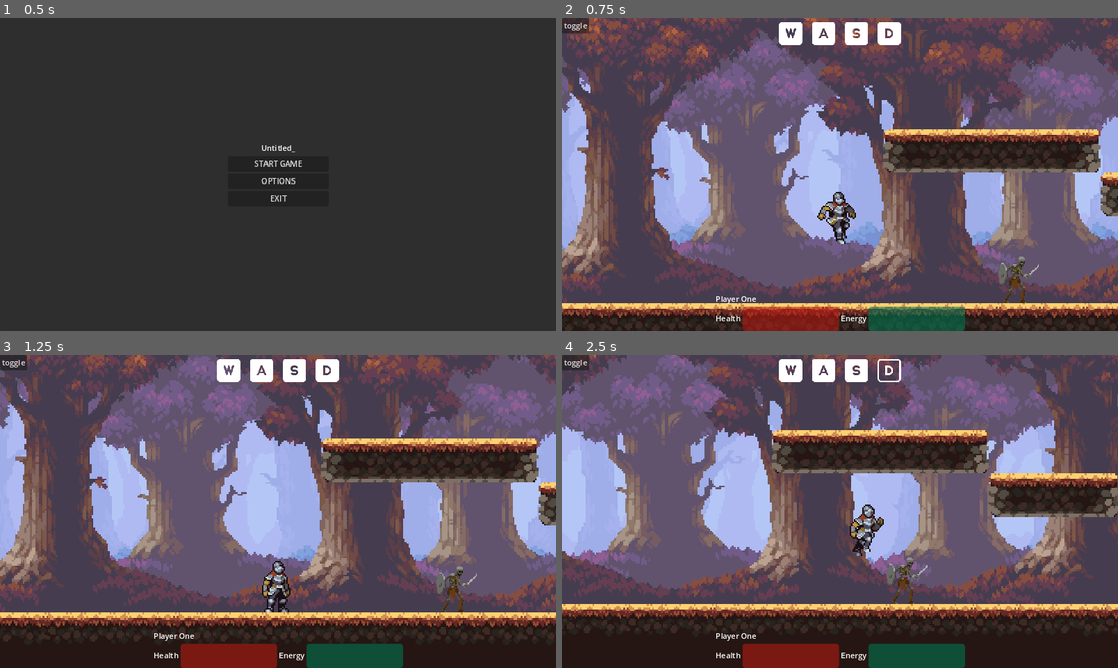
Above: before the commit, frames 1-4 (two rows, left to right).
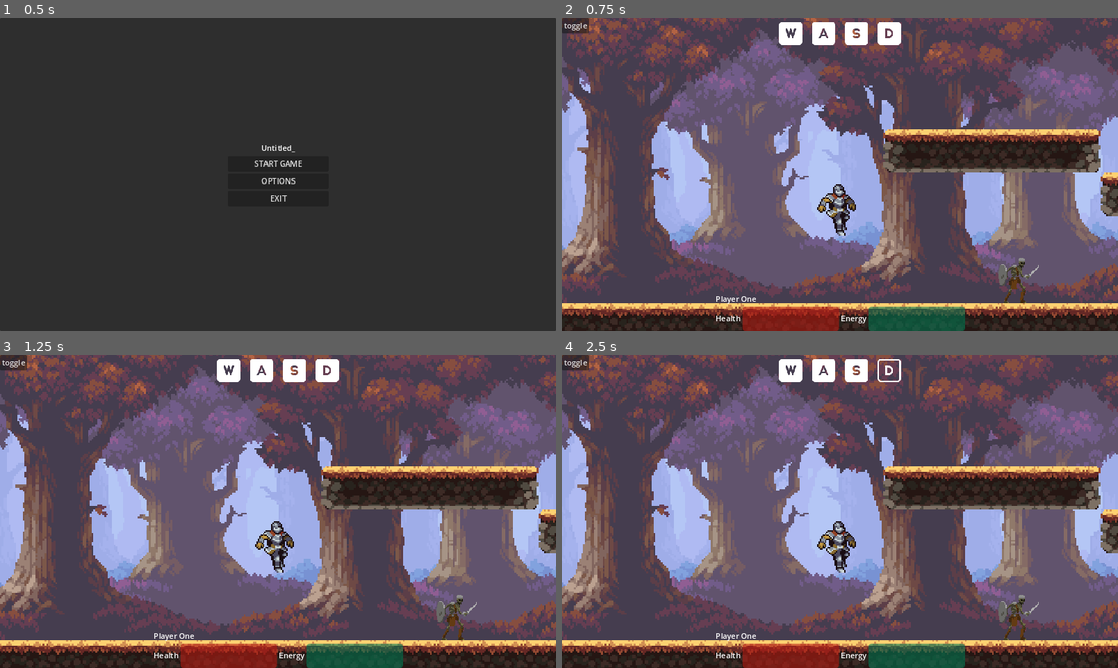
Above: after the commit, the same moments.

Repository: Unequipped/Untitled-Platformer
Game: Godot game, scene res://Scenes/Game/game.tscn
Same seed, same stepped clock (60 frames per second), same inputs: the game is played once before the commit and once after it.
Inputs:
- Up to frame 1 (0.5 s): no input
- Up to frame 2 (0.75 s): click "START GAME" at 0.5 s
- Up to frame 3 (1.25 s): no input
- Up to frame 4 (2.5 s): hold G (attack) 1.28-2.03 s; hold D (right) from 1.28 s (still down); tap W (up) at 1.52, 1.82, 2.27, 2.3 s; tap H (roll) at 1.55, 2.1 s

Frame 1 is identical in both runs. In frame 2, 0.8% of the frame differs, in the area x 45-86%, y 53-87%; in frame 3, 56%; in frame 4, 83%, in the area x 0-100%, y 0-96%.
Error before the commit: Invalid access to property or key 'current_animation' on a base object of type 'Nil'. (res://Scenes/Entities/enemies/enemy.gd:35)
Error after the commit: Parse Error: The member "input_manager" already exists in parent class Movement. (res://Scenes/Entities/player/player_movement.gd:4)

Commit message:
rewriting & restruturing code

Diff:
--- a/Scenes/Entities/Scripts/movement_manager.gd
+++ b/Scenes/Entities/Scripts/movement_manager.gd
@@ -19,7 +19,7 @@
 var current_vel: Vector2
 var x_vel: float
 var attacking: bool = false
-static var rolling: bool = false
+static var movable: bool = false
 
 
 func _ready():
@@ -63,5 +63,5 @@
 
 func _physics_process(delta):
 	apply_gravity()
-	if !rolling:
+	if !movable:
 		apply_movement()
--- /dev/null
+++ b/Scenes/Entities/enemies/AI.gd
@@ -0,0 +1,11 @@
+class_name AI extends Node
+
+
+# Called when the node enters the scene tree for the first time.
+func _ready():
+	pass # Replace with function body.
+
+
+# Called every frame. 'delta' is the elapsed time since the previous frame.
+func _process(delta):
+	pass
--- a/Scenes/Entities/enemies/enemy.gd
+++ b/Scenes/Entities/enemies/enemy.gd
@@ -7,7 +7,7 @@
 
 @onready var physics_collision_shape: CollisionShape2D = $physics_collision_shape
 
-@export var animator:AnimationPlayer #: AnimatedSprite2D
+@export var animator: AnimatedSprite2D
 @export var hp_comp: health_component
 @export var dmg_box: Area2D
 
@@ -32,7 +32,7 @@
 # We need an entity class that has this function instead of just copying it
 func animate(animation: String = "", anim_to_check: String = "", reverse:bool = false): ## Animates & returns if animation is playing
 	if animation:
-		if !(animator.current_animation == anim_to_check and animator.is_playing() and anim_to_check != ""):
+		if !(animator.animation == anim_to_check and animator.is_playing() and anim_to_check != ""):
 			if !reverse:
 				animator.play(animation)
 			else:
--- a/Scenes/Entities/enemies/enemy.tscn
+++ b/Scenes/Entities/enemies/enemy.tscn
@@ -1,12 +1,15 @@
-[gd_scene load_steps=27 format=3 uid="uid://cqdkc4ub70ada"]
+[gd_scene load_steps=34 format=3 uid="uid://cqdkc4ub70ada"]
 
 [ext_resource type="Script" path="res://Scenes/Entities/enemies/enemy.gd" id="1_12lrf"]
 [ext_resource type="Texture2D" uid="uid://dekqwryt7nxoi" path="res://Assets/Enemies/Skeleton/Attack.png" id="2_2yea0"]
 [ext_resource type="PackedScene" uid="uid://bvc20mqmyjoyq" path="res://Scenes/Entities/components/hitbox_component.tscn" id="3_5msxc"]
+[ext_resource type="Texture2D" uid="uid://bo4k8dbcbs0or" path="res://Assets/Enemies/Skeleton/Take Hit.png" id="3_t2q5v"]
 [ext_resource type="Texture2D" uid="uid://cyku2suy0v0o7" path="res://Assets/Enemies/Skeleton/Idle.png" id="3_x2idf"]
 [ext_resource type="Texture2D" uid="uid://w0uuevixov52" path="res://Assets/Enemies/Skeleton/Walk.png" id="4_iumki"]
 [ext_resource type="Script" path="res://Scenes/Entities/components/health_component.gd" id="4_qwyhb"]
 [ext_resource type="Script" path="res://Scripts/state_machine.gd" id="7_7xtx1"]
+[ext_resource type="Script" path="res://Scenes/Entities/enemies/AI.gd" id="8_2nx4y"]
+[ext_resource type="Script" path="res://Scenes/Entities/Scripts/movement_manager.gd" id="8_ra6a6"]
 
 [sub_resource type="AtlasTexture" id="AtlasTexture_ro6lj"]
 atlas = ExtResource("2_2yea0")
@@ -39,6 +42,22 @@
 [sub_resource type="AtlasTexture" id="AtlasTexture_7jeug"]
 atlas = ExtResource("2_2yea0")
 region = Rect2(1050, 0, 150, 150)
+
+[sub_resource type="AtlasTexture" id="AtlasTexture_37l6p"]
+atlas = ExtResource("3_t2q5v")
+region = Rect2(0, 0, 150, 150)
+
+[sub_resource type="AtlasTexture" id="AtlasTexture_hirlw"]
+atlas = ExtResource("3_t2q5v")
+region = Rect2(150, 0, 150, 150)
+
+[sub_resource type="AtlasTexture" id="AtlasTexture_m02ht"]
+atlas = ExtResource("3_t2q5v")
+region = Rect2(300, 0, 150, 150)
+
+[sub_resource type="AtlasTexture" id="AtlasTexture_hhluf"]
+atlas = ExtResource("3_t2q5v")
+region = Rect2(450, 0, 150, 150)
 
 [sub_resource type="AtlasTexture" id="AtlasTexture_dl0pk"]
 atlas = ExtResource("3_x2idf")
@@ -101,6 +120,23 @@
 }],
 "loop": true,
 "name": &"attack",
+"speed": 12.0
+}, {
+"frames": [{
+"duration": 1.0,
+"texture": SubResource("AtlasTexture_37l6p")
+}, {
+"duration": 1.0,
+"texture": SubResource("AtlasTexture_hirlw")
+}, {
+"duration": 1.0,
+"texture": SubResource("AtlasTexture_m02ht")
+}, {
+"duration": 1.0,
+"texture": SubResource("AtlasTexture_hhluf")
+}],
+"loop": false,
+"name": &"hurt",
 "speed": 12.0
 }, {
 "frames": [{
@@ -145,10 +181,11 @@
 radius = 4.0
 height = 18.0
 
-[node name="enemy" type="CharacterBody2D" node_paths=PackedStringArray("hp_comp", "dmg_box") groups=["enemies"]]
+[node name="enemy" type="CharacterBody2D" node_paths=PackedStringArray("animator", "hp_comp", "dmg_box") groups=["enemies"]]
 collision_layer = 8
 collision_mask = 4
 script = ExtResource("1_12lrf")
+animator = NodePath("AnimatedSprite2D")
 hp_comp = NodePath("health")
 dmg_box = NodePath("hitbox_component")
 
@@ -156,8 +193,7 @@
 position = Vector2(-1, 0)
 scale = Vector2(0.5, 0.5)
 sprite_frames = SubResource("SpriteFrames_jdgeh")
-animation = &"idle"
-frame_progress = 0.662929
+animation = &"hurt"
 
 [node name="physics_collision_shape" type="CollisionShape2D" parent="."]
 position = Vector2(0, -0.5)
@@ -176,6 +212,20 @@
 [node name="health" type="Node" parent="."]
 script = ExtResource("4_qwyhb")
 
+[node name="AI" type="Node" parent="."]
+script = ExtResource("8_2nx4y")
+
+[node name="movement" type="Node" parent="." node_paths=PackedStringArray("actor", "input_manager")]
+script = ExtResource("8_ra6a6")
+actor = NodePath("..")
+input_manager = NodePath("../AI")
+MAX_SPEED = null
+y_accel = null
+y_max = null
+x_accel = null
+x_decel = null
+x_decel_air = null
+
 [node name="state_machine" type="Node" parent="."]
 script = ExtResource("7_7xtx1")
 
--- /dev/null
+++ b/Scenes/Entities/enemies/enemy_movement.gd
@@ -0,0 +1,3 @@
+class_name EnemyMovement extends Movement
+
+@export var input_manager: AI
--- a/Scenes/Entities/player/States/fall.gd
+++ b/Scenes/Entities/player/States/fall.gd
@@ -3,8 +3,8 @@
 @export var actor: CharacterBody2D
 
 func enter(previous_state_path: String = "", data := {}):
-	if previous_state_path == "jump": #intended for some roll over instead of abrupt
-		actor.velocity.y = -45
+	if previous_state_path == "jump": # intended for some roll over instead of abrupt
+		actor.velocity.y = -45 # hard-coded approach - will need to change in future
 
 func exit():
 	pass
--- a/Scenes/Entities/player/States/roll.gd
+++ b/Scenes/Entities/player/States/roll.gd
@@ -6,13 +6,13 @@
 
 func enter(previous_state_path: String = "", data := {}):
 	actor.animate(str(name))
-	Movement.rolling = true
+	Movement.movable = true
 	actor.velocity.x = actor.sprite_pivot.scale.x * roll_speed
 	actor.hitbox_comp.monitoring = false
 
 func exit():
 	actor.roll_cd = 0
-	Movement.rolling = false
+	Movement.movable = false
 	actor.hitbox_comp.monitoring = true
 
 func update(delta):
--- a/Scenes/Entities/player/player.tscn
+++ b/Scenes/Entities/player/player.tscn
@@ -14,7 +14,6 @@
 [ext_resource type="Texture2D" uid="uid://cxbef8fytq3x4" path="res://Assets/Character/Outline/120x80_PNGSheets/_CrouchWalk.png" id="5_1w4tc"]
 [ext_resource type="Texture2D" uid="uid://d3ealn0vlegll" path="res://Assets/Character/Outline/120x80_PNGSheets/_Roll.png" id="7_dknti"]
 [ext_resource type="Texture2D" uid="uid://cife1s7ibyft7" path="res://Assets/Character/Outline/120x80_PNGSheets/_JumpFallInbetween.png" id="7_vu6h2"]
-[ext_resource type="Script" path="res://Scenes/Entities/Scripts/movement_manager.gd" id="9_kbs1b"]
 [ext_resource type="Script" path="res://Scenes/Entities/Scripts/input_manager.gd" id="9_uitvm"]
 [ext_resource type="Script" path="res://Scripts/state_machine.gd" id="10_r3ar5"]
 [ext_resource type="Script" path="res://Scenes/Entities/player/States/idle.gd" id="11_m0tou"]
@@ -22,6 +21,7 @@
 [ext_resource type="Script" path="res://Scenes/Entities/player/States/fall.gd" id="13_pdonm"]
 [ext_resource type="Script" path="res://Scenes/Entities/player/States/jump.gd" id="15_2ioh0"]
 [ext_resource type="Script" path="res://Scenes/Entities/player/States/attack.gd" id="16_rblma"]
+[ext_resource type="Script" path="res://Scenes/Entities/player/player_movement.gd" id="16_v0bgd"]
 [ext_resource type="Script" path="res://Scenes/Entities/player/States/attack2.gd" id="18_6og88"]
 [ext_resource type="Script" path="res://Scenes/Entities/player/States/roll.gd" id="20_fctga"]
 [ext_resource type="PackedScene" uid="uid://dbqvbechi74v5" path="res://Scenes/Menus/hud.tscn" id="21_25cfi"]
@@ -585,12 +585,15 @@
 script = ExtResource("9_uitvm")
 
 [node name="movement" type="Node" parent="." node_paths=PackedStringArray("actor", "input_manager")]
-script = ExtResource("9_kbs1b")
+script = ExtResource("16_v0bgd")
 actor = NodePath("..")
 input_manager = NodePath("../input_manager")
-x_accel = 0.5
-x_decel = 0.3
-x_decel_air = 0.035
+MAX_SPEED = null
+y_accel = null
+y_max = null
+x_accel = null
+x_decel = null
+x_decel_air = null
 
 [node name="state_machine" type="Node" parent="." node_paths=PackedStringArray("initial_state", "movementManager", "inputManager")]
 script = ExtResource("10_r3ar5")
--- /dev/null
+++ b/Scenes/Entities/player/player_movement.gd
@@ -0,0 +1,4 @@
+class_name PlayerMovement extends Movement
+
+# movement unique to the player will be described here (?)
+@export var input_manager: InputManager
--- a/Scripts/state_machine.gd
+++ b/Scripts/state_machine.gd
@@ -28,7 +28,7 @@
 	if current_state:
 		current_state.physics_update(delta)
 
-func on_child_transitioned(state:State, new_state_name, temp_val := {}):
+func on_child_transitioned(state:State, new_state_name, data := {}):
 	if state != current_state:
 		return
 
@@ -39,5 +39,5 @@
 	if current_state:
 		current_state.exit()
 
-	new_state.enter(state.name, temp_val)
+	new_state.enter(state.name, data)
 	current_state = new_state
